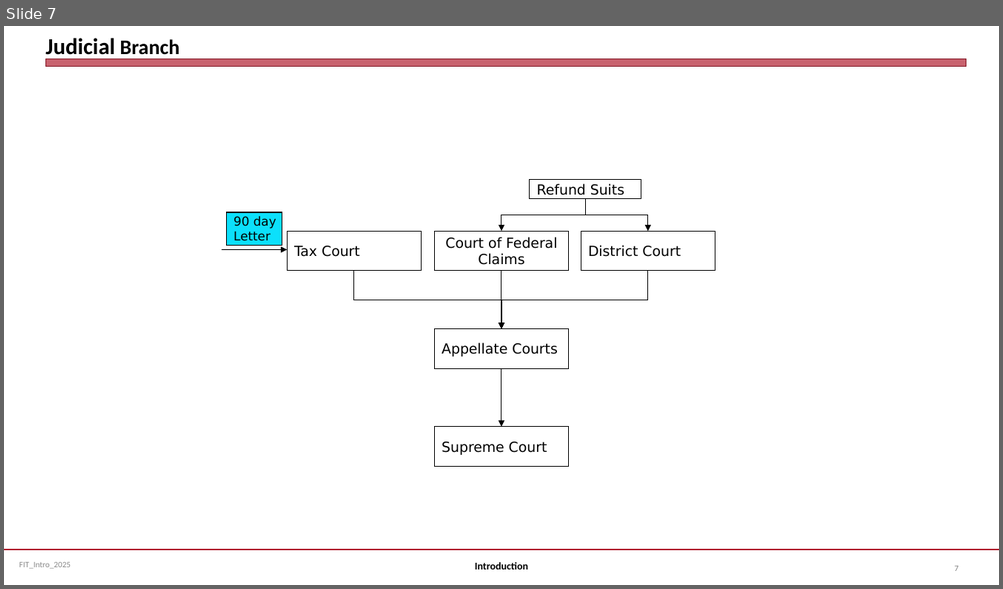
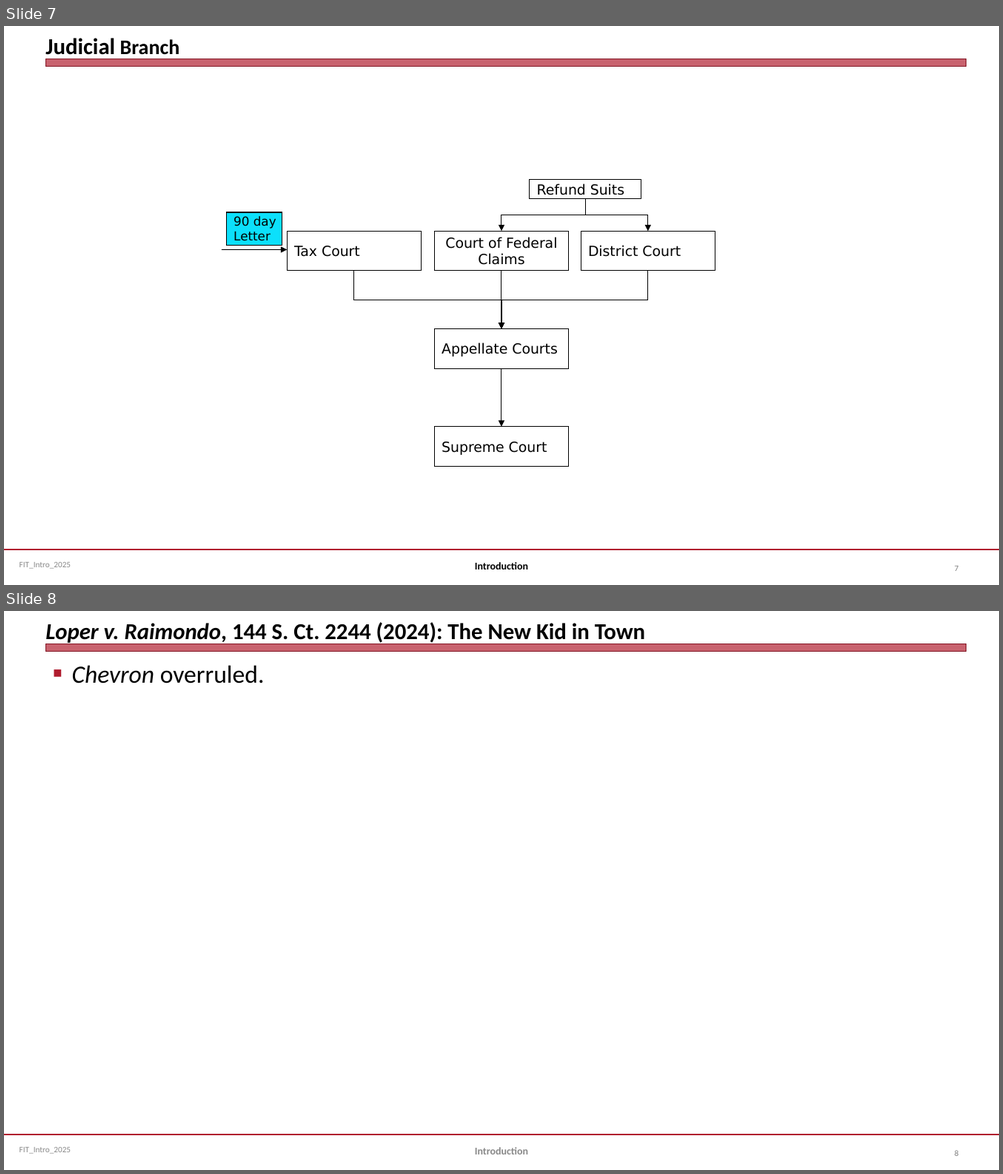
Before and after one commit to jmc877/Fed-Income-Tax, a slide deck: slides/FIT_Intro_2025S.pptx. Shown one above the other, each under a label of ours: slide 7 before the commit, slides 7 and 8 after it. The pictures are 1003x589 and 1003x1174 pixels, drawn with LibreOffice and Linux fonts; fonts in the diff are those of the drawing. Boxes give left, top, right and bottom in pixels: in the first picture for what was removed or moved away, otherwise in the second. Text is boxed around its words. In the diff, an @@ line names an element or a change of style, - is before the commit and + after.

```diff
--- a/slides/FIT_Intro_2025S.pptx
+++ b/slides/FIT_Intro_2025S.pptx
@@ slide 8 added at <box>4,611,999,1170</box>, background #FFFFFF; not listed: 3 template elements that a slide beside it also shows @@
@@ title added at <box>45,622,645,645</box>, 22 pt, text #000000, bold @@
+Loper v. Raimondo, 144 S. Ct. 2244 (2024): The New Kid in Town
@@ text added at <box>72,665,264,684</box>, 24 pt, text #000000 @@
+■ Chevron overruled.
@@ text added at <box>475,1147,528,1155</box>, 10 pt, text #898989, bold @@
+Introduction
@@ page number added at <box>954,1150,959,1156</box>, 8 pt, text #808080 @@
+8
```
Also in this commit, not shown: 1 slide changed, 2 other files.
